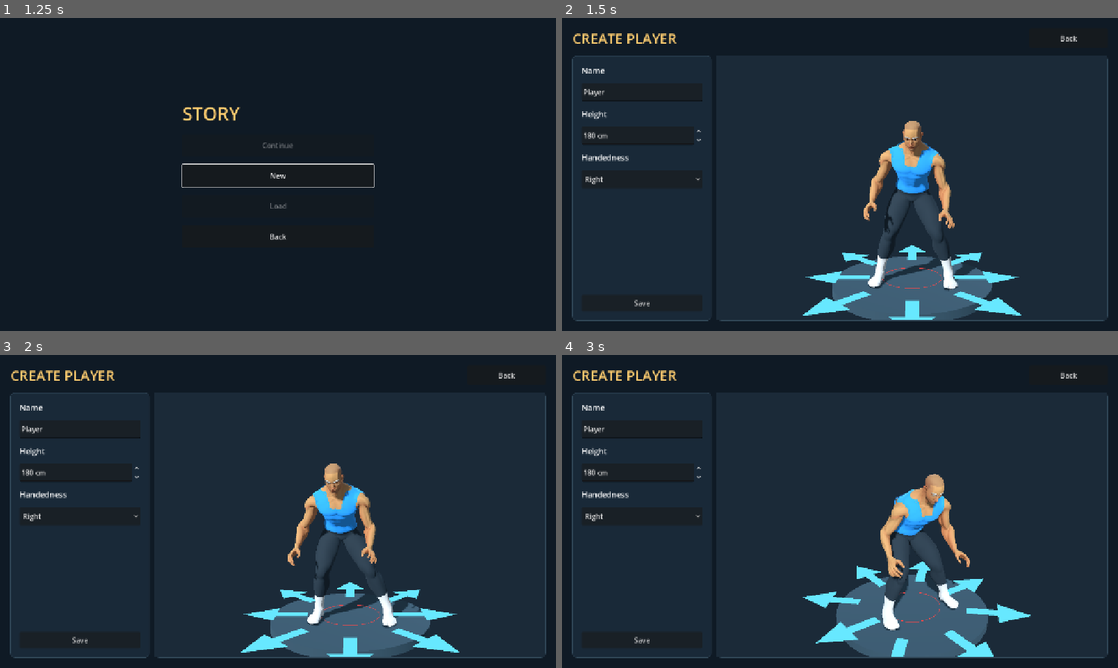
Above: before the commit, frames 1-4 (two rows, left to right).
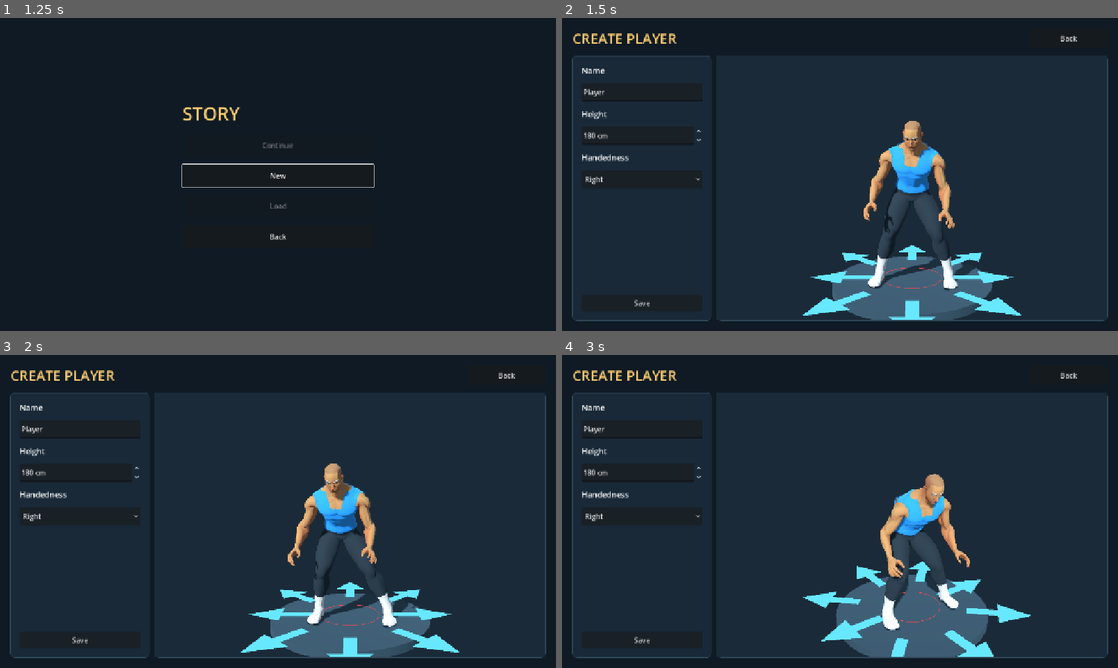
Above: after the commit, the same moments.

Repository: foreandr/volleyball
Game: Godot game, scene res://scenes/main.tscn
The game is run twice, just before and just after one commit, with the same random seed, the same clock (stepped at 60 frames per second) and the same inputs.
Inputs (mouse positions are in pixels of both pictures, inside the frame that each line leads up to):
- Up to frame 1 (1.25 s): click "Story" at 0.5 s
- Up to frame 2 (1.5 s): click "New" at 1.25 s
- Up to frame 3 (2 s): no input
- Up to frame 4 (3 s): tap Enter at 2 s; move the mouse to (962, 495) at 2.02 s; hold Right 2.03-2.75 s; tap Z at 2.1 s; click (962, 495) at 2.17 s; tap Space at 2.27 s; drag from (728, 527) to (812, 574) at 2.77 s

Frame 1 is identical in both runs. In frame 2, 0.1% of the frame differs, in the area x 43-83%, y 80-85%; in frame 3, 0.1%; in frame 4, 0.2%, in the area x 45-76%, y 71-93%.

Commit message:
Bring lateral landing targets to seventy centimeters

Diff:
--- a/scripts/player_direction_arrows.gd
+++ b/scripts/player_direction_arrows.gd
@@ -1,7 +1,7 @@
 extends MeshInstance3D
 
 const LANDING_RADIUS := 0.90
-const SIDE_LANDING_RADIUS := 0.75
+const SIDE_LANDING_RADIUS := 0.70
 var selected := 0
 
 func _ready() -> void:
